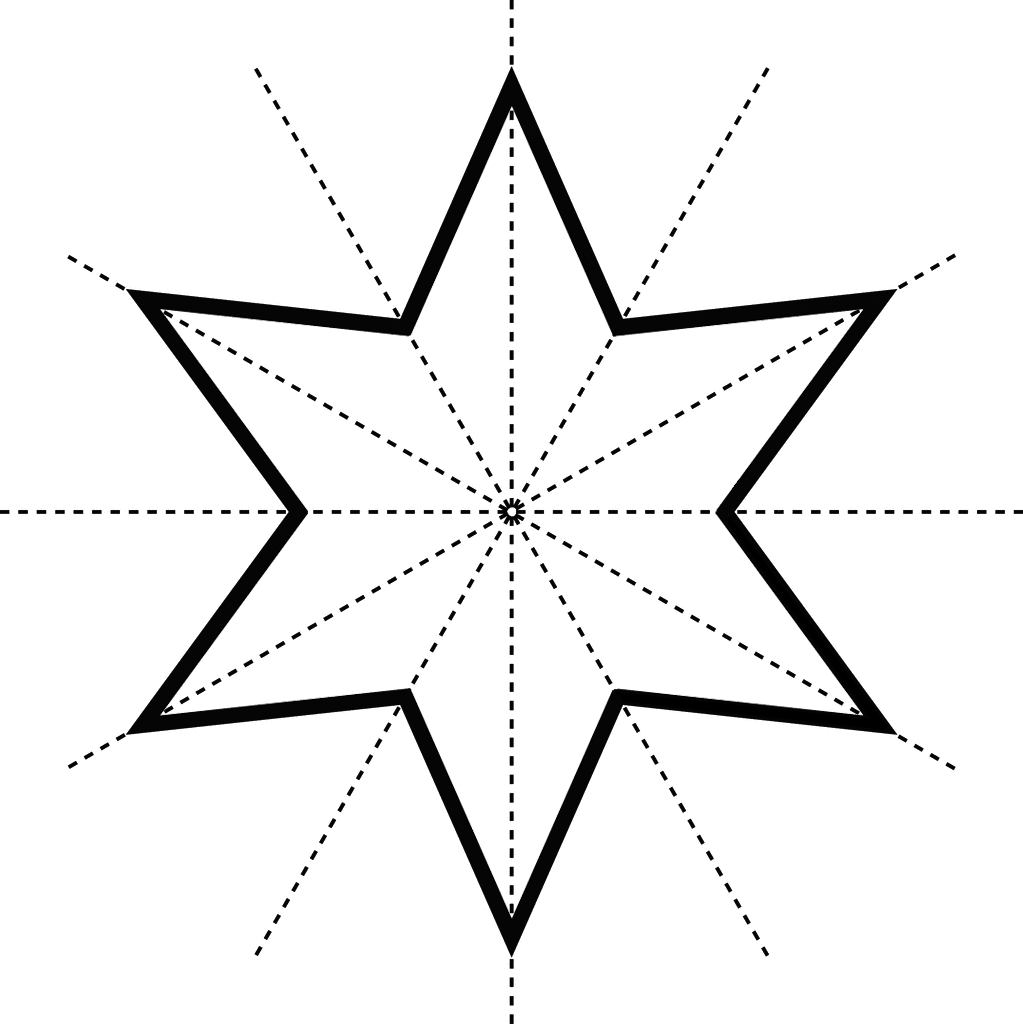
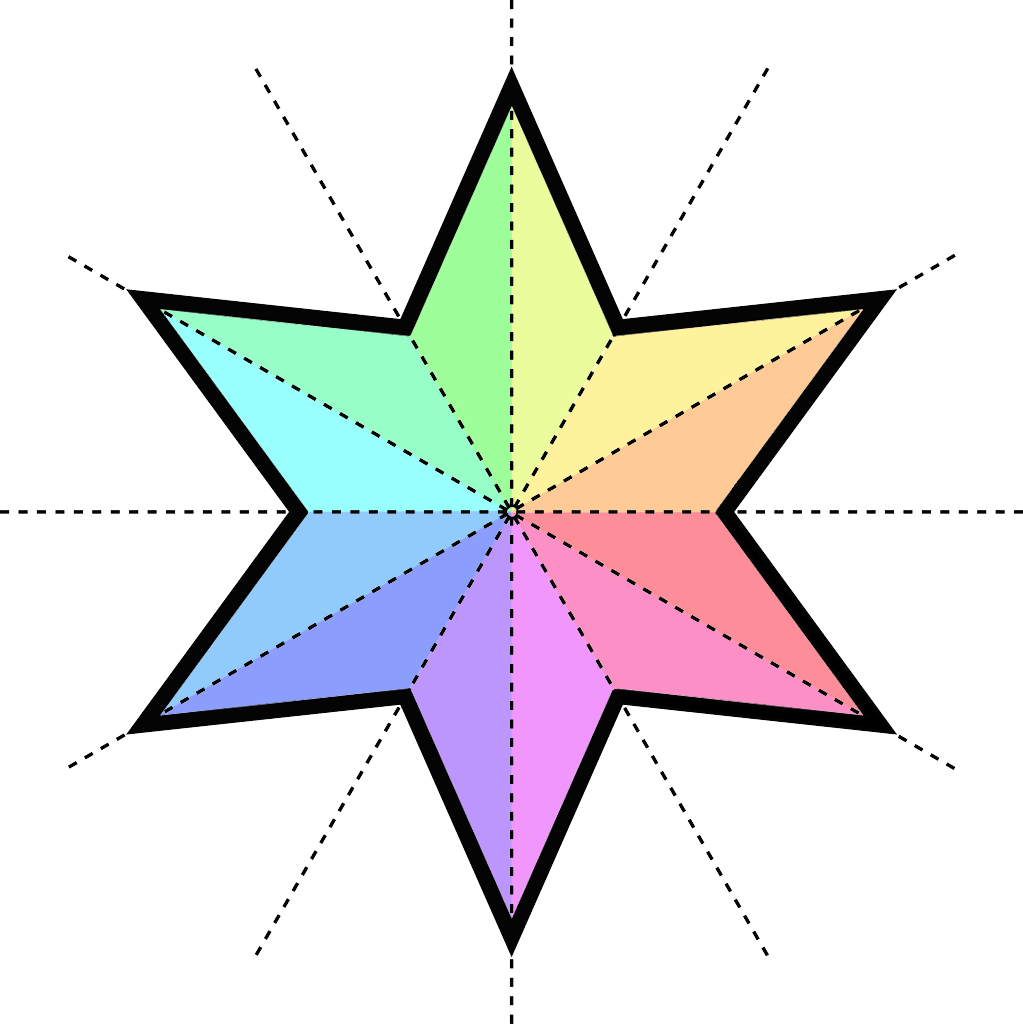
Layered file, before and after one edit (1023 × 1024). Changes by layer:
painted on "Layer 1" over 136, 82, 883, 949
painted on "Background copy" over 144, 89, 878, 935
added layer "Background copy 2" above "colors" over 0, 0, 1023, 1024
added group "colors" (50%) with 18 layers above "Layer 2" over 133, 75, 890, 947
added group "12" with 2 layers in group "colors" over 401, 75, 620, 514
added layer "11" in group "12" over 401, 75, 512, 514
added layer "1" in group "12" over 511, 77, 620, 514
added group "2" with 2 layers in group "colors" over 509, 293, 890, 513
added layer "Shape 1 copy 2" (1st of 4, in "colors" › "2") in group "2" over 511, 293, 890, 511
added layer "Shape 1 copy 3" (1st of 4, in "colors" › "2") in group "2" over 509, 293, 888, 513
added group "4" with 2 layers in group "colors" over 510, 512, 888, 730
added layer "Shape 1 copy 2" (2nd of 4, in "colors" › "4") in group "4" over 510, 512, 888, 730
added layer "Shape 1 copy 3" (2nd of 4, in "colors" › "4") in group "4" over 511, 512, 887, 729
added group "6" with 2 layers in group "colors" over 402, 511, 621, 947
added layer "5" in group "6" over 511, 512, 621, 947
added layer "7" in group "6" over 402, 511, 513, 944
added group "8" with 2 layers in group "colors" over 133, 509, 514, 730
added layer "Shape 1 copy 2" (3rd of 4, in "colors" › "8") in group "8" over 134, 509, 514, 729
added layer "Shape 1 copy 3" (3rd of 4, in "colors" › "8") in group "8" over 133, 511, 513, 730
added group "10" with 2 layers in group "colors" over 134, 294, 514, 513
added layer "Shape 1 copy 3" (4th of 4, in "colors" › "10") in group "10" over 135, 295, 513, 513
added layer "Shape 1 copy 2" (4th of 4, in "colors" › "10") in group "10" over 134, 294, 514, 513
added layer "Layer 2" above "Background" over 0, 0, 1023, 1024
hid "Background", painted on it over 0, 0, 1023, 1024
